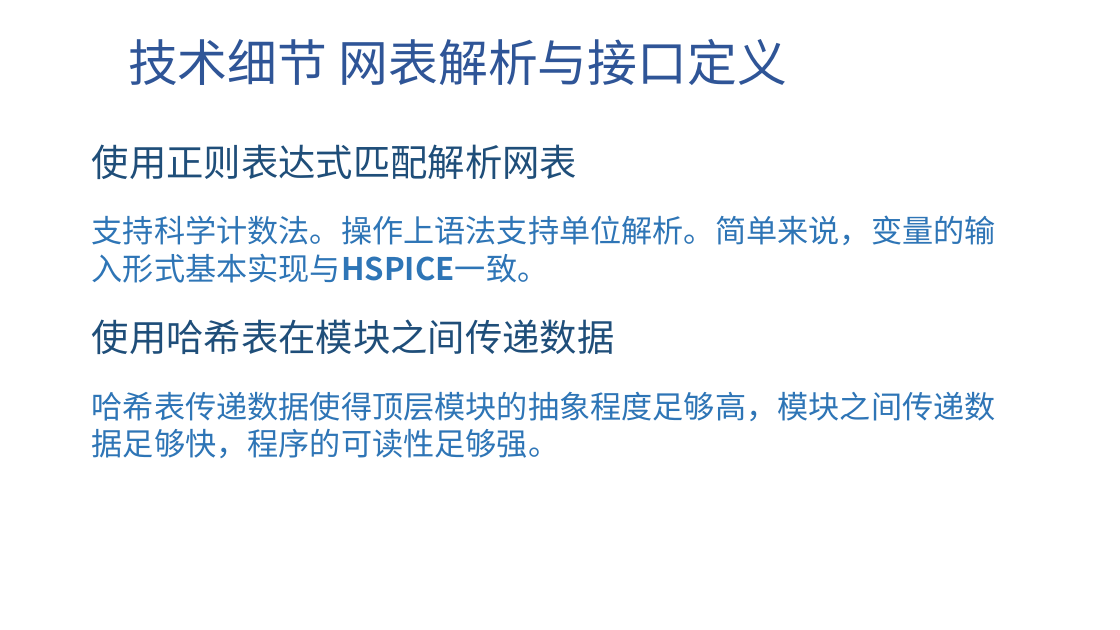
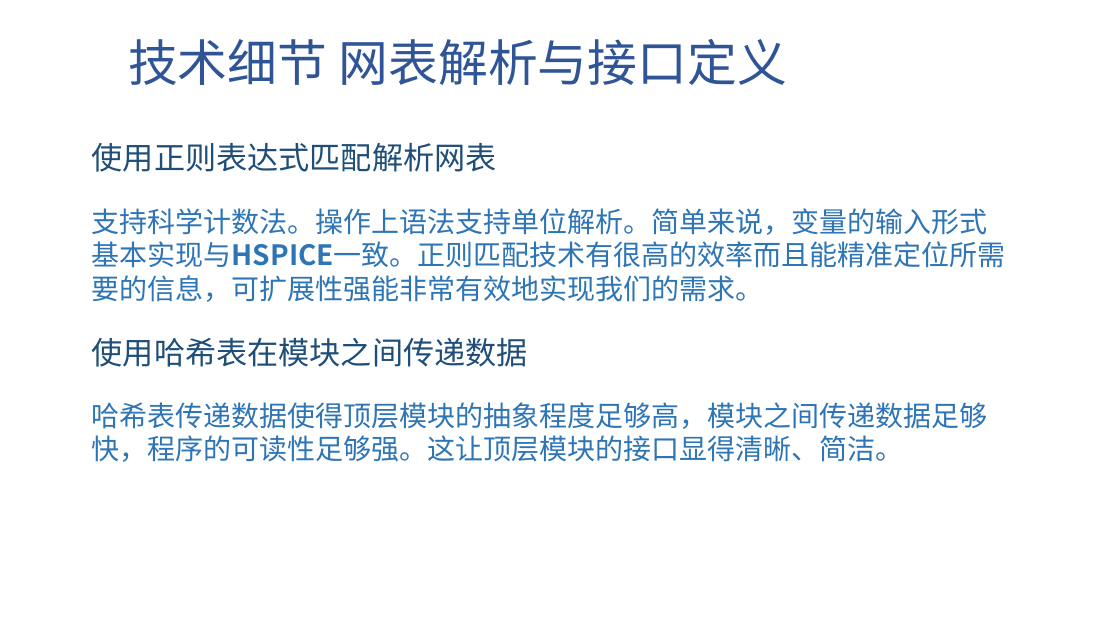
Before and after one commit to shifengzhicheng/FUDAN_ANALOG_EDA_MATLAB_SPICE, a slide deck: slide 12 of 基于MATLAB实现的模拟电路SPICE工具.pptx. Drawn at 1120x630 pixels with LibreOffice and Linux fonts; fonts in the diff are those of the drawing; background and template pictures are left out. Boxes give left, top, right and bottom in pixels: in the first picture for what was removed or moved away, otherwise in the second. Text is boxed around its words. In the diff, an @@ line names an element or a change of style, - is before the commit and + after.

```diff
--- a/基于MATLAB实现的模拟电路SPICE工具.pptx
+++ b/基于MATLAB实现的模拟电路SPICE工具.pptx
@@ text at (92,143,528,367): size 24 to 20 pt in "使用正则表达式匹配解析网表", "使用哈希表在模块之间传递数据" @@
@@ text at (92,208,1006,302): text changed; size 20 to 18 pt @@
-支持科学计数法。操作上语法支持单位解析。简单来说，变量的输入形式基本实现与HSPICE一致。
+支持科学计数法。操作上语法支持单位解析。简单来说，变量的输入形式基本实现与HSPICE一致。正则匹配技术有很高的效率而且能精准定位所需要的信息，可扩展性强能非常有效地实现我们的需求。
@@ text at (92,402,988,462): text changed; size 20 to 18 pt @@
-哈希表传递数据使得顶层模块的抽象程度足够高，模块之间传递数据足够快，程序的可读性足够强。
+哈希表传递数据使得顶层模块的抽象程度足够高，模块之间传递数据足够快，程序的可读性足够强。这让顶层模块的接口显得清晰、简洁。
```
Also in this commit, not shown: 2 other slides changed, 4 slides added, 1 other file.
